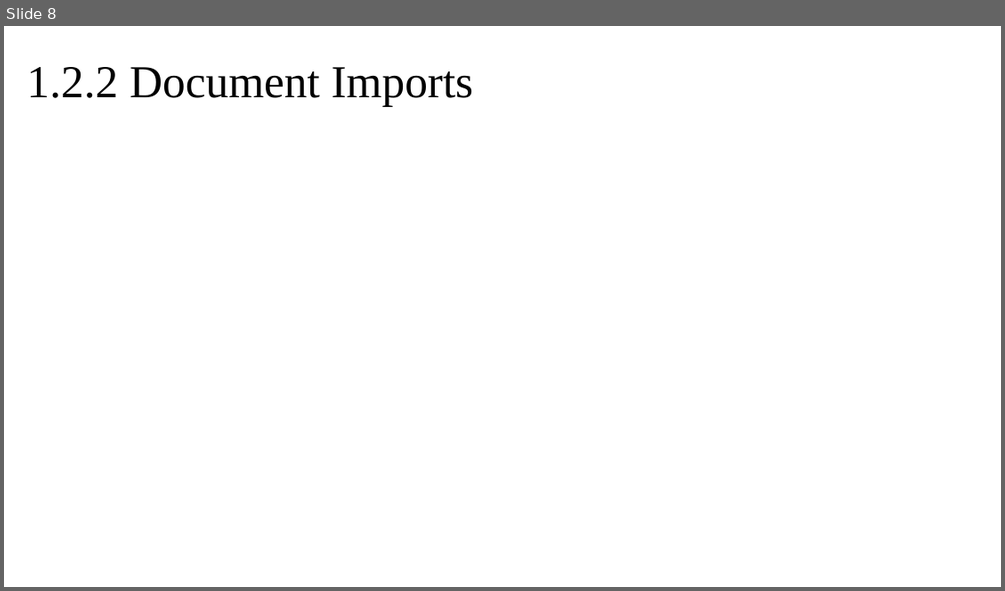
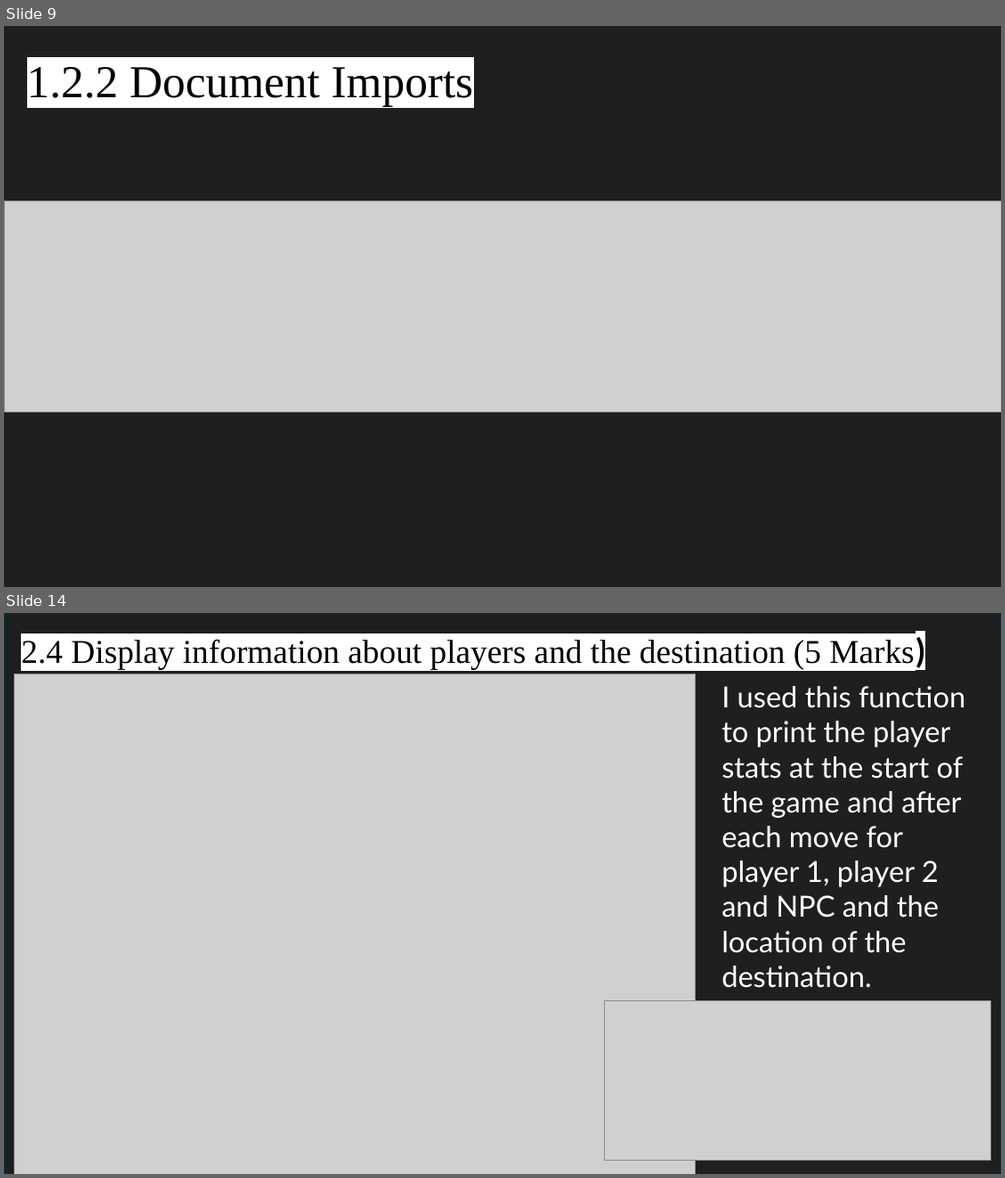
Before and after one commit to prawny-boy/Trig-Game, a slide deck: CAT Y8 Inv1 Presentation.pptx. Shown one above the other, each under a label of ours: slide 8 before the commit, slides 9 and 14 after it; the slides between them are not shown. The pictures are 1005x591 and 1005x1178 pixels, drawn with LibreOffice and Linux fonts; fonts in the diff are those of the drawing; grey boxes stand for pictures; background and template pictures are left out. Boxes give left, top, right and bottom in pixels: in the first picture for what was removed or moved away, otherwise in the second. Text is boxed around its words. In the diff, an @@ line names an element or a change of style, - is before the commit and + after.

```diff
--- a/CAT Y8 Inv1 Presentation.pptx
+++ b/CAT Y8 Inv1 Presentation.pptx
@@ slide 14 added at (x1=4, y1=613, x2=1001, y2=1174), background #FFFFFF @@
@@ rectangle added at (x1=4, y1=613, x2=1001, y2=1174), fill #1F1F1F, outline #092A39 1.5 pt @@
@@ text added at (x1=21, y1=637, x2=924, y2=669), 32 pt, text #000000 @@
+2.4 Display information about players and the destination (5 Marks)
@@ picture added at (x1=14, y1=674, x2=695, y2=1174) @@
@@ text added at (x1=721, y1=686, x2=965, y2=988), 28 pt, text #FFFFFF @@
+I used this function to print the player stats at the start of the game and after each move for player 1, player 2 and NPC and the location of the destination.
@@ picture added at (x1=604, y1=1001, x2=991, y2=1160) @@
@@ what was slide 8 is now slide 9 @@
@@ slide 9 changed as well @@
@@ background picture (left out) to #1F1F1F @@
@@ picture added at (x1=4, y1=201, x2=1001, y2=412) @@
```
Also in this commit, not shown: 5 other slides changed, 17 other slides added, 1 other file.
